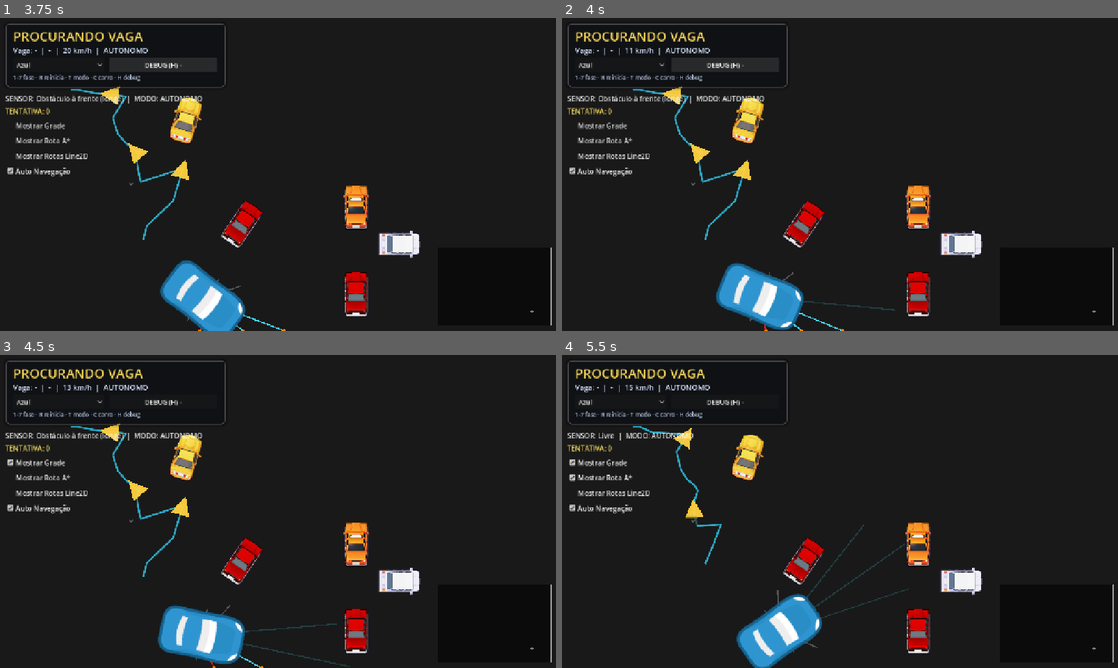
Above: before the commit, frames 1-4 (two rows, left to right).
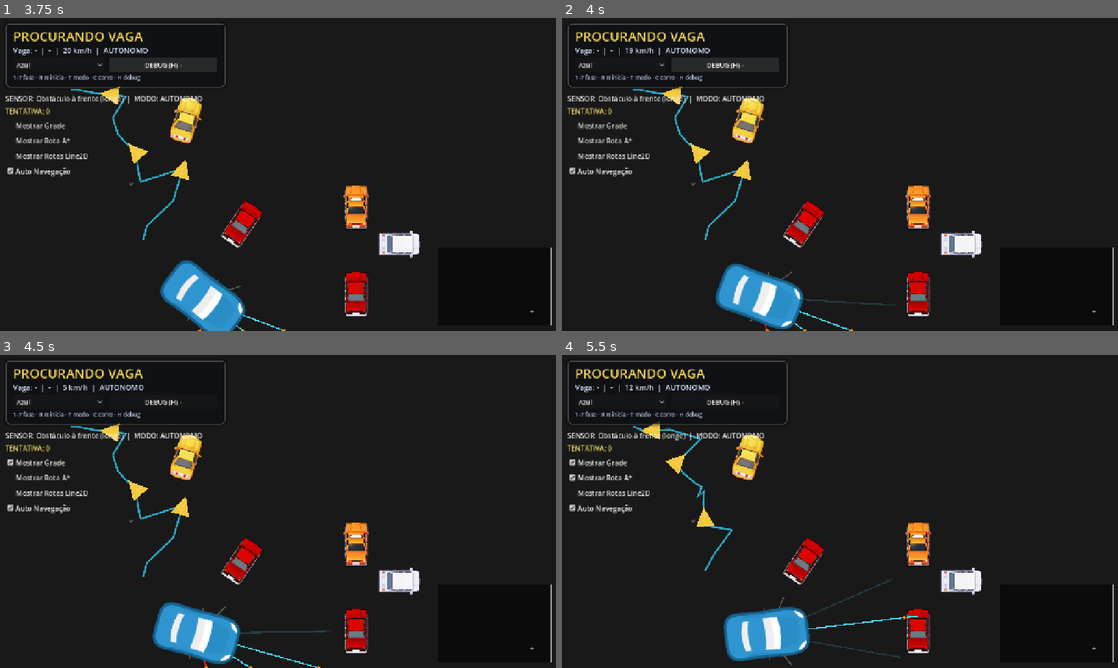
Above: after the commit, the same moments.

Repository: omurilomota/estacionamento-automatico-godot
Game: Godot game, scene res://scenes/Mundo.tscn
Two runs of this game, one before a commit and one after it. Both use one fixed random seed, a clock stepped at 60 frames per second and the inputs below.
Inputs:
- Up to frame 1 (3.75 s): click "Azul" at 0.5 s; click "DEBUG (H)" at 1.25 s; click "DEBUG (H) -" at 2 s; click "Azul" at 2.75 s; click "DEBUG (H)" at 3.5 s
- Up to frame 2 (4 s): no input
- Up to frame 3 (4.5 s): click "Mostrar Grade" at 4.25 s
- Up to frame 4 (5.5 s): click "Mostrar Rota A*" at 5 s

Frame 1 is identical in both runs. In frame 2, 0.6% of the frame differs, in the area x 12-60%, y 9-100%; in frame 3, 1.7%; in frame 4, 3.9%, in the area x 6-64%, y 9-100%.

Commit message:
:chart_with_upwards_trend: feat(levels): give Fase6-9 a layout that pushes back, and stop the steering from saturating on every bend

Diff:
--- a/scenes/fases/Fase6.tscn
+++ b/scenes/fases/Fase6.tscn
@@ -8,6 +8,9 @@
 [ext_resource type="Script" path="res://scripts/Planejador.gd" id="6_plan"]
 [ext_resource type="PackedScene" path="res://scenes/Hud.tscn" id="7_hud"]
 [ext_resource type="PackedScene" path="res://scenes/Seta.tscn" id="8_seta"]
+[ext_resource type="PackedScene" path="res://scenes/Cone.tscn" id="9_cone"]
+[ext_resource type="Script" path="res://src/world/Crosser.gd" id="10_crosser"]
+[ext_resource type="Texture2D" path="res://assets/kenney/cars/car_red_5.png" id="11_tex0"]
 
 [sub_resource type="RectangleShape2D" id="Rect_CalcadaNorte"]
 size = Vector2(2400, 40)
@@ -20,6 +23,15 @@
 
 [sub_resource type="RectangleShape2D" id="Rect_CalcadaLeste"]
 size = Vector2(40, 1400)
+
+[sub_resource type="RectangleShape2D" id="Rect_EspigaoOeste"]
+size = Vector2(60, 221)
+
+[sub_resource type="RectangleShape2D" id="Rect_EspigaoMeio"]
+size = Vector2(60, 221)
+
+[sub_resource type="RectangleShape2D" id="Rect_EspigaoLeste"]
+size = Vector2(60, 221)
 
 [node name="Fase6" type="Node2D"]
 script = ExtResource("1_base")
@@ -62,18 +74,45 @@
 [node name="Colisao" type="CollisionShape2D" parent="Obstaculos/CalcadaLeste"]
 shape = SubResource("Rect_CalcadaLeste")
 
-[node name="Estacionado_N_2" parent="Obstaculos" instance=ExtResource("3_obs")]
-position = Vector2(-750.0, -440.5)
+[node name="EspigaoOeste" type="StaticBody2D" parent="Obstaculos"]
+position = Vector2(-600, -110)
+collision_layer = 2
+
+[node name="Colisao" type="CollisionShape2D" parent="Obstaculos/EspigaoOeste"]
+shape = SubResource("Rect_EspigaoOeste")
+
+[node name="EspigaoMeio" type="StaticBody2D" parent="Obstaculos"]
+position = Vector2(0, 110)
+collision_layer = 2
+
+[node name="Colisao" type="CollisionShape2D" parent="Obstaculos/EspigaoMeio"]
+shape = SubResource("Rect_EspigaoMeio")
+
+[node name="EspigaoLeste" type="StaticBody2D" parent="Obstaculos"]
+position = Vector2(600, -110)
+collision_layer = 2
+
+[node name="Colisao" type="CollisionShape2D" parent="Obstaculos/EspigaoLeste"]
+shape = SubResource("Rect_EspigaoLeste")
+
+[node name="Estacionado_N_5" parent="Obstaculos" instance=ExtResource("3_obs")]
+position = Vector2(150.0, -440.5)
 scale = Vector2(2.2732, 2.3109)
 
-[node name="Estacionado_N_6" parent="Obstaculos" instance=ExtResource("3_obs")]
-position = Vector2(450.0, -440.5)
+[node name="Estacionado_N_7" parent="Obstaculos" instance=ExtResource("3_obs")]
+position = Vector2(750.0, -440.5)
 scale = Vector2(2.2732, 2.3109)
 
-[node name="Estacionado_S_4" parent="Obstaculos" instance=ExtResource("3_obs")]
-position = Vector2(-150.0, 440.5)
+[node name="Estacionado_S_6" parent="Obstaculos" instance=ExtResource("3_obs")]
+position = Vector2(450.0, 440.5)
 scale = Vector2(2.2732, 2.3109)
 rotation = 3.141592653589793
+
+[node name="Cone1" parent="Obstaculos" instance=ExtResource("9_cone")]
+position = Vector2(-1050, 0)
+
+[node name="Cone2" parent="Obstaculos" instance=ExtResource("9_cone")]
+position = Vector2(1050, 0)
 
 [node name="Setas" type="Node2D" parent="."]
 
@@ -116,6 +155,11 @@
 scale = Vector2(2.2227, 3.659)
 rotacao_alvo = -1.5708
 
+[node name="N_2" parent="Vagas" instance=ExtResource("4_vaga")]
+position = Vector2(-750.0, -440.5)
+scale = Vector2(2.2227, 3.659)
+rotacao_alvo = -1.5708
+
 [node name="N_3" parent="Vagas" instance=ExtResource("4_vaga")]
 position = Vector2(-450.0, -440.5)
 scale = Vector2(2.2227, 3.659)
@@ -126,13 +170,8 @@
 scale = Vector2(2.2227, 3.659)
 rotacao_alvo = -1.5708
 
-[node name="N_5" parent="Vagas" instance=ExtResource("4_vaga")]
-position = Vector2(150.0, -440.5)
-scale = Vector2(2.2227, 3.659)
-rotacao_alvo = -1.5708
-
-[node name="N_7" parent="Vagas" instance=ExtResource("4_vaga")]
-position = Vector2(750.0, -440.5)
+[node name="N_6" parent="Vagas" instance=ExtResource("4_vaga")]
+position = Vector2(450.0, -440.5)
 scale = Vector2(2.2227, 3.659)
 rotacao_alvo = -1.5708
 
@@ -156,13 +195,13 @@
 scale = Vector2(2.2227, 3.659)
 rotacao_alvo = 1.5708
 
+[node name="S_4" parent="Vagas" instance=ExtResource("4_vaga")]
+position = Vector2(-150.0, 440.5)
+scale = Vector2(2.2227, 3.659)
+rotacao_alvo = 1.5708
+
 [node name="S_5" parent="Vagas" instance=ExtResource("4_vaga")]
 position = Vector2(150.0, 440.5)
-scale = Vector2(2.2227, 3.659)
-rotacao_alvo = 1.5708
-
-[node name="S_6" parent="Vagas" instance=ExtResource("4_vaga")]
-position = Vector2(450.0, 440.5)
 scale = Vector2(2.2227, 3.659)
 rotacao_alvo = 1.5708
 
@@ -187,6 +226,21 @@
 [node name="Planejador" type="Node2D" parent="."]
 script = ExtResource("6_plan")
 
+[node name="CarroDeTransito" type="Node2D" parent="."]
+position = Vector2(300, -640)
+script = ExtResource("10_crosser")
+point_a = Vector2(300, -640)
+point_b = Vector2(300, 640)
+cruise_speed = 160.0
+pause_time = 0.85
+spawn_distance = 700.0
+trigger_distancia = 900.0
+
+[node name="Sprite" type="Sprite2D" parent="CarroDeTransito"]
+rotation = 1.5708
+scale = Vector2(1.62, 1.62)
+texture = ExtResource("11_tex0")
+
 [node name="Camera" type="Camera2D" parent="."]
 
 [node name="UI" type="CanvasLayer" parent="."]
--- a/scenes/fases/Fase7.tscn
+++ b/scenes/fases/Fase7.tscn
@@ -8,6 +8,9 @@
 [ext_resource type="Script" path="res://scripts/Planejador.gd" id="6_plan"]
 [ext_resource type="PackedScene" path="res://scenes/Hud.tscn" id="7_hud"]
 [ext_resource type="PackedScene" path="res://scenes/Seta.tscn" id="8_seta"]
+[ext_resource type="PackedScene" path="res://scenes/Cone.tscn" id="9_cone"]
+[ext_resource type="Script" path="res://src/world/Crosser.gd" id="10_crosser"]
+[ext_resource type="Texture2D" path="res://assets/kenney/cars/car_green_5.png" id="11_tex0"]
 
 [sub_resource type="RectangleShape2D" id="Rect_CalcadaNorte"]
 size = Vector2(2200, 40)
@@ -66,8 +69,31 @@
 position = Vector2(-900.0, -740.5)
 scale = Vector2(2.2732, 2.3109)
 
-[node name="Estacionado_M_4" parent="Obstaculos" instance=ExtResource("3_obs")]
-position = Vector2(0.0, 0.0)
+[node name="Estacionado_N_4" parent="Obstaculos" instance=ExtResource("3_obs")]
+position = Vector2(0.0, -740.5)
+scale = Vector2(2.2732, 2.3109)
+
+[node name="Estacionado_N_6" parent="Obstaculos" instance=ExtResource("3_obs")]
+position = Vector2(600.0, -740.5)
+scale = Vector2(2.2732, 2.3109)
+
+[node name="Estacionado_M_2" parent="Obstaculos" instance=ExtResource("3_obs")]
+position = Vector2(-600.0, 0.0)
+scale = Vector2(2.2732, 2.3109)
+rotation = 3.141592653589793
+
+[node name="Estacionado_M_5" parent="Obstaculos" instance=ExtResource("3_obs")]
+position = Vector2(300.0, 0.0)
+scale = Vector2(2.2732, 2.3109)
+rotation = 3.141592653589793
+
+[node name="Estacionado_S_3" parent="Obstaculos" instance=ExtResource("3_obs")]
+position = Vector2(-300.0, 740.5)
+scale = Vector2(2.2732, 2.3109)
+rotation = 3.141592653589793
+
+[node name="Estacionado_S_5" parent="Obstaculos" instance=ExtResource("3_obs")]
+position = Vector2(300.0, 740.5)
 scale = Vector2(2.2732, 2.3109)
 rotation = 3.141592653589793
 
@@ -75,6 +101,12 @@
 position = Vector2(900.0, 740.5)
 scale = Vector2(2.2732, 2.3109)
 rotation = 3.141592653589793
+
+[node name="Cone1" parent="Obstaculos" instance=ExtResource("9_cone")]
+position = Vector2(-1030, -370)
+
+[node name="Cone2" parent="Obstaculos" instance=ExtResource("9_cone")]
+position = Vector2(-1030, 370)
 
 [node name="Setas" type="Node2D" parent="."]
 
@@ -122,21 +154,11 @@
 scale = Vector2(2.2227, 3.659)
 rotacao_alvo = -1.5708
 
-[node name="N_4" parent="Vagas" instance=ExtResource("4_vaga")]
-position = Vector2(0.0, -740.5)
-scale = Vector2(2.2227, 3.659)
-rotacao_alvo = -1.5708
-
 [node name="N_5" parent="Vagas" instance=ExtResource("4_vaga")]
 position = Vector2(300.0, -740.5)
 scale = Vector2(2.2227, 3.659)
 rotacao_alvo = -1.5708
 
-[node name="N_6" parent="Vagas" instance=ExtResource("4_vaga")]
-position = Vector2(600.0, -740.5)
-scale = Vector2(2.2227, 3.659)
-rotacao_alvo = -1.5708
-
 [node name="N_7" parent="Vagas" instance=ExtResource("4_vaga")]
 position = Vector2(900.0, -740.5)
 scale = Vector2(2.2227, 3.659)
@@ -147,18 +169,13 @@
 scale = Vector2(2.2227, 3.659)
 rotacao_alvo = 1.5708
 
-[node name="M_2" parent="Vagas" instance=ExtResource("4_vaga")]
-position = Vector2(-600.0, 0.0)
-scale = Vector2(2.2227, 3.659)
-rotacao_alvo = 1.5708
-
 [node name="M_3" parent="Vagas" instance=ExtResource("4_vaga")]
 position = Vector2(-300.0, 0.0)
 scale = Vector2(2.2227, 3.659)
 rotacao_alvo = 1.5708
 
-[node name="M_5" parent="Vagas" instance=ExtResource("4_vaga")]
-position = Vector2(300.0, 0.0)
+[node name="M_4" parent="Vagas" instance=ExtResource("4_vaga")]
+position = Vector2(0.0, 0.0)
 scale = Vector2(2.2227, 3.659)
 rotacao_alvo = 1.5708
 
@@ -182,18 +199,8 @@
 scale = Vector2(2.2227, 3.659)
 rotacao_alvo = 1.5708
 
-[node name="S_3" parent="Vagas" instance=ExtResource("4_vaga")]
-position = Vector2(-300.0, 740.5)
-scale = Vector2(2.2227, 3.659)
-rotacao_alvo = 1.5708
-
 [node name="S_4" parent="Vagas" instance=ExtResource("4_vaga")]
 position = Vector2(0.0, 740.5)
-scale = Vector2(2.2227, 3.659)
-rotacao_alvo = 1.5708
-
-[node name="S_5" parent="Vagas" instance=ExtResource("4_vaga")]
-position = Vector2(300.0, 740.5)
 scale = Vector2(2.2227, 3.659)
 rotacao_alvo = 1.5708
 
@@ -213,6 +220,21 @@
 [node name="Planejador" type="Node2D" parent="."]
 script = ExtResource("6_plan")
 
+[node name="CarroDeTransito" type="Node2D" parent="."]
+position = Vector2(1020, -960)
+script = ExtResource("10_crosser")
+point_a = Vector2(1020, -960)
+point_b = Vector2(1020, 960)
+cruise_speed = 160.0
+pause_time = 0.85
+spawn_distance = 700.0
+trigger_distancia = 900.0
+
+[node name="Sprite" type="Sprite2D" parent="CarroDeTransito"]
+rotation = 1.5708
+scale = Vector2(1.62, 1.62)
+texture = ExtResource("11_tex0")
+
 [node name="Camera" type="Camera2D" parent="."]
 
 [node name="UI" type="CanvasLayer" parent="."]
--- a/scenes/fases/Fase8.tscn
+++ b/scenes/fases/Fase8.tscn
@@ -24,6 +24,12 @@
 [sub_resource type="RectangleShape2D" id="Rect_CalcadaLeste"]
 size = Vector2(70, 1500)
 
+[sub_resource type="RectangleShape2D" id="Rect_MuroChicaneOeste"]
+size = Vector2(60, 300)
+
+[sub_resource type="RectangleShape2D" id="Rect_MuroChicaneLeste"]
+size = Vector2(60, 300)
+
 [node name="Fase8" type="Node2D"]
 script = ExtResource("1_base")
 mapa = ExtResource("2_map")
@@ -65,6 +71,20 @@
 [node name="Colisao" type="CollisionShape2D" parent="Obstaculos/CalcadaLeste"]
 shape = SubResource("Rect_CalcadaLeste")
 
+[node name="MuroChicaneOeste" type="StaticBody2D" parent="Obstaculos"]
+position = Vector2(-200, -40)
+collision_layer = 2
+
+[node name="Colisao" type="CollisionShape2D" parent="Obstaculos/MuroChicaneOeste"]
+shape = SubResource("Rect_MuroChicaneOeste")
+
+[node name="MuroChicaneLeste" type="StaticBody2D" parent="Obstaculos"]
+position = Vector2(200, 40)
+collision_layer = 2
+
+[node name="Colisao" type="CollisionShape2D" parent="Obstaculos/MuroChicaneLeste"]
+shape = SubResource("Rect_MuroChicaneLeste")
+
 [node name="Estacionado_N1_1" parent="Obstaculos" instance=ExtResource("3_obs")]
 position = Vector2(-1100.0, -460.5)
 scale = Vector2(2.2732, 2.3109)
@@ -93,16 +113,10 @@
 rotation = 3.141592653589793
 
 [node name="Cone1" parent="Obstaculos" instance=ExtResource("9_cone")]
-position = Vector2(-700, -715)
+position = Vector2(-310, 0)
 
 [node name="Cone2" parent="Obstaculos" instance=ExtResource("9_cone")]
-position = Vector2(700, -715)
-
-[node name="Cone3" parent="Obstaculos" instance=ExtResource("9_cone")]
-position = Vector2(-700, 715)
-
-[node name="Cone4" parent="Obstaculos" instance=ExtResource("9_cone")]
-position = Vector2(700, 715)
+position = Vector2(310, 0)
 
 [node name="Setas" type="Node2D" parent="."]
 
@@ -207,9 +221,9 @@
 point_a = Vector2(0, -640)
 point_b = Vector2(0, 640)
 cruise_speed = 160.0
-pause_time = 0.85
+pause_time = 1.5
 spawn_distance = 700.0
-trigger_distancia = 900.0
+trigger_distancia = 550.0
 
 [node name="Sprite" type="Sprite2D" parent="CarroDeTransito"]
 rotation = 1.5708
--- a/scenes/fases/Fase9.tscn
+++ b/scenes/fases/Fase9.tscn
@@ -10,6 +10,7 @@
 [ext_resource type="PackedScene" path="res://scenes/Seta.tscn" id="8_seta"]
 [ext_resource type="PackedScene" path="res://scenes/Cone.tscn" id="9_cone"]
 [ext_resource type="Script" path="res://src/world/Crosser.gd" id="10_crosser"]
+[ext_resource type="Texture2D" path="res://assets/kenney/cars/car_blue_5.png" id="11_tex0"]
 
 [sub_resource type="RectangleShape2D" id="Rect_CalcadaNorte"]
 size = Vector2(2200, 70)
@@ -24,10 +25,10 @@
 size = Vector2(70, 1800)
 
 [sub_resource type="RectangleShape2D" id="Rect_MuroOeste"]
-size = Vector2(60, 380)
+size = Vector2(60, 270)
 
 [sub_resource type="RectangleShape2D" id="Rect_MuroLeste"]
-size = Vector2(60, 380)
+size = Vector2(60, 270)
 
 [node name="Fase9" type="Node2D"]
 script = ExtResource("1_base")
@@ -71,14 +72,14 @@
 shape = SubResource("Rect_CalcadaLeste")
 
 [node name="MuroOeste" type="StaticBody2D" parent="Obstaculos"]
-position = Vector2(-450, 120)
+position = Vector2(-450, 175)
 collision_layer = 2
 
 [node name="Colisao" type="CollisionShape2D" parent="Obstaculos/MuroOeste"]
 shape = SubResource("Rect_MuroOeste")
 
 [node name="MuroLeste" type="StaticBody2D" parent="Obstaculos"]
-position = Vector2(450, -120)
+position = Vector2(450, -175)
 collision_layer = 2
 
 [node name="Colisao" type="CollisionShape2D" parent="Obstaculos/MuroLeste"]
@@ -88,26 +89,29 @@
 position = Vector2(-900.0, -610.5)
 scale = Vector2(2.2732, 2.3109)
 
+[node name="Estacionado_N_3" parent="Obstaculos" instance=ExtResource("3_obs")]
+position = Vector2(0.0, -610.5)
+scale = Vector2(2.2732, 2.3109)
+
 [node name="Estacionado_N_5" parent="Obstaculos" instance=ExtResource("3_obs")]
 position = Vector2(900.0, -610.5)
 scale = Vector2(2.2732, 2.3109)
 
-[node name="Estacionado_S_3" parent="Obstaculos" instance=ExtResource("3_obs")]
-position = Vector2(0.0, 610.5)
+[node name="Estacionado_S_2" parent="Obstaculos" instance=ExtResource("3_obs")]
+position = Vector2(-450.0, 610.5)
 scale = Vector2(2.2732, 2.3109)
 rotation = 3.141592653589793
 
+[node name="Estacionado_S_4" parent="Obstaculos" instance=ExtResource("3_obs")]
+position = Vector2(450.0, 610.5)
+scale = Vector2(2.2732, 2.3109)
+rotation = 3.141592653589793
+
 [node name="Cone1" parent="Obstaculos" instance=ExtResource("9_cone")]
-position = Vector2(-950, -865)
+position = Vector2(-340, 60)
 
 [node name="Cone2" parent="Obstaculos" instance=ExtResource("9_cone")]
-position = Vector2(950, -865)
-
-[node name="Cone3" parent="Obstaculos" instance=ExtResource("9_cone")]
-position = Vector2(-950, 865)
-
-[node name="Cone4" parent="Obstaculos" instance=ExtResource("9_cone")]
-position = Vector2(950, 865)
+position = Vector2(340, -60)
 
 [node name="Setas" type="Node2D" parent="."]
 
@@ -150,11 +154,6 @@
 scale = Vector2(2.2227, 3.659)
 rotacao_alvo = -1.5708
 
-[node name="N_3" parent="Vagas" instance=ExtResource("4_vaga")]
-position = Vector2(0.0, -610.5)
-scale = Vector2(2.2227, 3.659)
-rotacao_alvo = -1.5708
-
 [node name="N_4" parent="Vagas" instance=ExtResource("4_vaga")]
 position = Vector2(450.0, -610.5)
 scale = Vector2(2.2227, 3.659)
@@ -165,13 +164,8 @@
 scale = Vector2(2.2227, 3.659)
 rotacao_alvo = 1.5708
 
-[node name="S_2" parent="Vagas" instance=ExtResource("4_vaga")]
-position = Vector2(-450.0, 610.5)
-scale = Vector2(2.2227, 3.659)
-rotacao_alvo = 1.5708
-
-[node name="S_4" parent="Vagas" instance=ExtResource("4_vaga")]
-position = Vector2(450.0, 610.5)
+[node name="S_3" parent="Vagas" instance=ExtResource("4_vaga")]
+position = Vector2(0.0, 610.5)
 scale = Vector2(2.2227, 3.659)
 rotacao_alvo = 1.5708
 
@@ -191,6 +185,21 @@
 [node name="Planejador" type="Node2D" parent="."]
 script = ExtResource("6_plan")
 
+[node name="CarroDeTransito" type="Node2D" parent="."]
+position = Vector2(700, -830)
+script = ExtResource("10_crosser")
+point_a = Vector2(700, -830)
+point_b = Vector2(700, 830)
+cruise_speed = 160.0
+pause_time = 3.5
+spawn_distance = 700.0
+trigger_distancia = 550.0
+
+[node name="Sprite" type="Sprite2D" parent="CarroDeTransito"]
+rotation = 1.5708
+scale = Vector2(1.62, 1.62)
+texture = ExtResource("11_tex0")
+
 [node name="Camera" type="Camera2D" parent="."]
 
 [node name="UI" type="CanvasLayer" parent="."]
--- a/src/vehicle/AutonomousDriver.gd
+++ b/src/vehicle/AutonomousDriver.gd
@@ -120,7 +120,7 @@
 ## 180px chord does not cut corners into walls (the classic pure-pursuit
 ## failure that made the A* pilot grind against obstacles).
 func _lookahead_for(context: DriveContext) -> float:
-	var base := 180.0
+	var base := clampf(70.0 + absf(context.speed) * 0.35, 70.0, 150.0)
 	if is_finite(context.front_distance):
 		base = minf(base, maxf(context.front_distance * 0.9, 60.0))
 	# v2 (F3 fix): the front rays do NOT see a corner the body is about to
@@ -128,13 +128,14 @@
 	# is not enough. Cap the chord to the next sharp bend as well.
 	base = minf(base, turn_cap(context.route, context.waypoint_index,
 		context.vehicle_position))
-	return clampf(base, 60.0, 180.0)
+	return clampf(base, 60.0, 150.0)
 
 
-## Sharper than this (~26 deg) between two route legs counts as a bend the
+## Sharper than this (~18 deg) between two route legs counts as a bend the
 ## pursuit chord must not cut across.
-const TURN_THRESHOLD := 0.45
+const TURN_THRESHOLD := 0.32
 const TURN_CAP_MIN := 60.0
+const LOOKAHEAD_MAX := 150.0
 
 
 ## Lookahead cap for the next sharp bend: aim AT the corner instead of
@@ -142,10 +143,10 @@
 ## 180px chord leaves the aisle leg (y = 1240.5, heading 0) to chase
 ## wp5 (heading -0.675) and drives the hull corner into the sidewalk.
 ## Bends already behind the vehicle are skipped (the hull cannot cut
-## what it has passed). Straight routes keep the full 180px chord.
+## what it has passed). Straight routes keep the full LOOKAHEAD_MAX chord.
 static func turn_cap(route: Array, idx: int, vehicle_pos: Vector2) -> float:
 	if route.size() < 3:
-		return 180.0
+		return LOOKAHEAD_MAX
 	var start := clampi(idx, 0, route.size() - 3)
 	for k in range(start, route.size() - 2):
 		var b: Vector2 = route[k + 1]
@@ -159,7 +160,7 @@
 			continue
 		if absf(angle_difference(leg_in.angle(), leg_out.angle())) > TURN_THRESHOLD:
 			return maxf(vehicle_pos.distance_to(b), TURN_CAP_MIN)
-	return 180.0
+	return LOOKAHEAD_MAX
 
 
 ## Yaw penalty for spot choice (mirrors Carro._penalidade_rumo): 0 when
--- a/src/vehicle/FsmProfiles.gd
+++ b/src/vehicle/FsmProfiles.gd
@@ -36,7 +36,7 @@
 static func route_speed(base_speed: float, curvature: float, angular_error: float,
 		max_steer: float, max_speed: float) -> float:
 	var curve_limit := max_speed
-	if curvature > 0.05:
+	if curvature > 0.005:
 		curve_limit = maxf(sqrt(30.0 / curvature), 45.0)
 	var speed := minf(base_speed, curve_limit * 1.1)
 	var factor := 1.0 - minf(absf(angular_error) / maxf(max_steer, 0.001), 1.0) * 0.4
@@ -51,7 +51,7 @@
 		distance_to_spot: float, max_steer: float, max_speed: float,
 		trail_max: float, scale: float) -> float:
 	var curve_limit := max_speed
-	if curvature > 0.05:
+	if curvature > 0.005:
 		curve_limit = maxf(sqrt(30.0 / curvature), 45.0)
 	var speed := minf(base_speed, curve_limit * 1.1)
 	speed = minf(speed, trail_max * maxf(scale, 1.0))
--- a/tools/specs/Fase6.json
+++ b/tools/specs/Fase6.json
@@ -14,7 +14,10 @@
     {"name": "CalcadaNorte", "rect": [0, -680, 2400, 40]},
     {"name": "CalcadaSul", "rect": [0, 680, 2400, 40]},
     {"name": "CalcadaOeste", "rect": [-1180, 0, 40, 1400]},
-    {"name": "CalcadaLeste", "rect": [1180, 0, 40, 1400]}
+    {"name": "CalcadaLeste", "rect": [1180, 0, 40, 1400]},
+    {"name": "EspigaoOeste", "rect": [-600, -110, 60, 221]},
+    {"name": "EspigaoMeio", "rect": [0, 110, 60, 221]},
+    {"name": "EspigaoLeste", "rect": [600, -110, 60, 221]}
   ],
   "rows": [
     {
@@ -28,7 +31,7 @@
       "count": 8,
       "bay_scale": [2.2227, 3.659],
       "rot": -1.5708,
-      "parked": [1, 5]
+      "parked": [4, 6]
     },
     {
       "name": "S",
@@ -41,7 +44,24 @@
       "count": 8,
       "bay_scale": [2.2227, 3.659],
       "rot": 1.5708,
-      "parked": [3]
+      "parked": [5]
+    }
+  ],
+  "cones": [
+    {"pos": [-1050, 0]},
+    {"pos": [1050, 0]}
+  ],
+  "crossers": [
+    {
+      "name": "CarroDeTransito",
+      "pos": [300, -640],
+      "point_a": [300, -640],
+      "point_b": [300, 640],
+      "cruise_speed": 160.0,
+      "pause_time": 0.85,
+      "spawn_distance": 700.0,
+      "trigger_distancia": 900.0,
+      "texture": "res://assets/kenney/cars/car_red_5.png"
     }
   ],
   "rotas": [
--- a/tools/specs/Fase7.json
+++ b/tools/specs/Fase7.json
@@ -28,7 +28,7 @@
       "count": 7,
       "bay_scale": [2.2227, 3.659],
       "rot": -1.5708,
-      "parked": [0]
+      "parked": [0, 3, 5]
     },
     {
       "name": "M",
@@ -41,7 +41,7 @@
       "count": 7,
       "bay_scale": [2.2227, 3.659],
       "rot": 1.5708,
-      "parked": [3]
+      "parked": [1, 4]
     },
     {
       "name": "S",
@@ -54,7 +54,24 @@
       "count": 7,
       "bay_scale": [2.2227, 3.659],
       "rot": 1.5708,
-      "parked": [6]
+      "parked": [2, 4, 6]
+    }
+  ],
+  "cones": [
+    {"pos": [-1030, -370]},
+    {"pos": [-1030, 370]}
+  ],
+  "crossers": [
+    {
+      "name": "CarroDeTransito",
+      "pos": [1020, -960],
+      "point_a": [1020, -960],
+      "point_b": [1020, 960],
+      "cruise_speed": 160.0,
+      "pause_time": 0.85,
+      "spawn_distance": 700.0,
+      "trigger_distancia": 900.0,
+      "texture": "res://assets/kenney/cars/car_green_5.png"
     }
   ],
   "rotas": [
--- a/tools/specs/Fase8.json
+++ b/tools/specs/Fase8.json
@@ -14,7 +14,9 @@
     {"name": "CalcadaNorte", "rect": [0, -715, 2600, 70]},
     {"name": "CalcadaSul", "rect": [0, 715, 2600, 70]},
     {"name": "CalcadaOeste", "rect": [-1265, 0, 70, 1500]},
-    {"name": "CalcadaLeste", "rect": [1265, 0, 70, 1500]}
+    {"name": "CalcadaLeste", "rect": [1265, 0, 70, 1500]},
+    {"name": "MuroChicaneOeste", "rect": [-200, -40, 60, 300]},
+    {"name": "MuroChicaneLeste", "rect": [200, 40, 60, 300]}
   ],
   "rows": [
     {
@@ -71,10 +73,8 @@
     }
   ],
   "cones": [
-    {"pos": [-700, -715]},
-    {"pos": [700, -715]},
-    {"pos": [-700, 715]},
-    {"pos": [700, 715]}
+    {"pos": [-310, 0]},
+    {"pos": [310, 0]}
   ],
   "crossers": [
     {
@@ -83,9 +83,9 @@
       "point_a": [0, -640],
       "point_b": [0, 640],
       "cruise_speed": 160.0,
-      "pause_time": 0.85,
+      "pause_time": 1.5,
       "spawn_distance": 700.0,
-      "trigger_distancia": 900.0,
+      "trigger_distancia": 550.0,
       "texture": "res://assets/kenney/cars/car_yellow_5.png"
     }
   ],
--- a/tools/specs/Fase9.json
+++ b/tools/specs/Fase9.json
@@ -15,8 +15,8 @@
     {"name": "CalcadaSul", "rect": [0, 865, 2200, 70]},
     {"name": "CalcadaOeste", "rect": [-1065, 0, 70, 1800]},
     {"name": "CalcadaLeste", "rect": [1065, 0, 70, 1800]},
-    {"name": "MuroOeste", "rect": [-450, 120, 60, 380]},
-    {"name": "MuroLeste", "rect": [450, -120, 60, 380]}
+    {"name": "MuroOeste", "rect": [-450, 175, 60, 270]},
+    {"name": "MuroLeste", "rect": [450, -175, 60, 270]}
   ],
   "rows": [
     {
@@ -30,7 +30,7 @@
       "count": 5,
       "bay_scale": [2.2227, 3.659],
       "rot": -1.5708,
-      "parked": [0, 4]
+      "parked": [0, 2, 4]
     },
     {
       "name": "S",
@@ -43,14 +43,25 @@
       "count": 5,
       "bay_scale": [2.2227, 3.659],
       "rot": 1.5708,
-      "parked": [2]
+      "parked": [1, 3]
     }
   ],
   "cones": [
-    {"pos": [-950, -865]},
-    {"pos": [950, -865]},
-    {"pos": [-950, 865]},
-    {"pos": [950, 865]}
+    {"pos": [-340, 60]},
+    {"pos": [340, -60]}
+  ],
+  "crossers": [
+    {
+      "name": "CarroDeTransito",
+      "pos": [700, -830],
+      "point_a": [700, -830],
+      "point_b": [700, 830],
+      "cruise_speed": 160.0,
+      "pause_time": 3.5,
+      "spawn_distance": 700.0,
+      "trigger_distancia": 550.0,
+      "texture": "res://assets/kenney/cars/car_blue_5.png"
+    }
   ],
   "rotas": [
     {"name": "RotaNorte", "points": [[-700, -250], [700, -250]]},
Binary file changed: site/img/piso-fase6.png
Binary file changed: site/img/piso-fase7.png
Binary file changed: site/img/piso-fase8.png
Binary file changed: site/img/piso-fase9.png
Not shown, changed: docs/tasks_dificuldade.md
